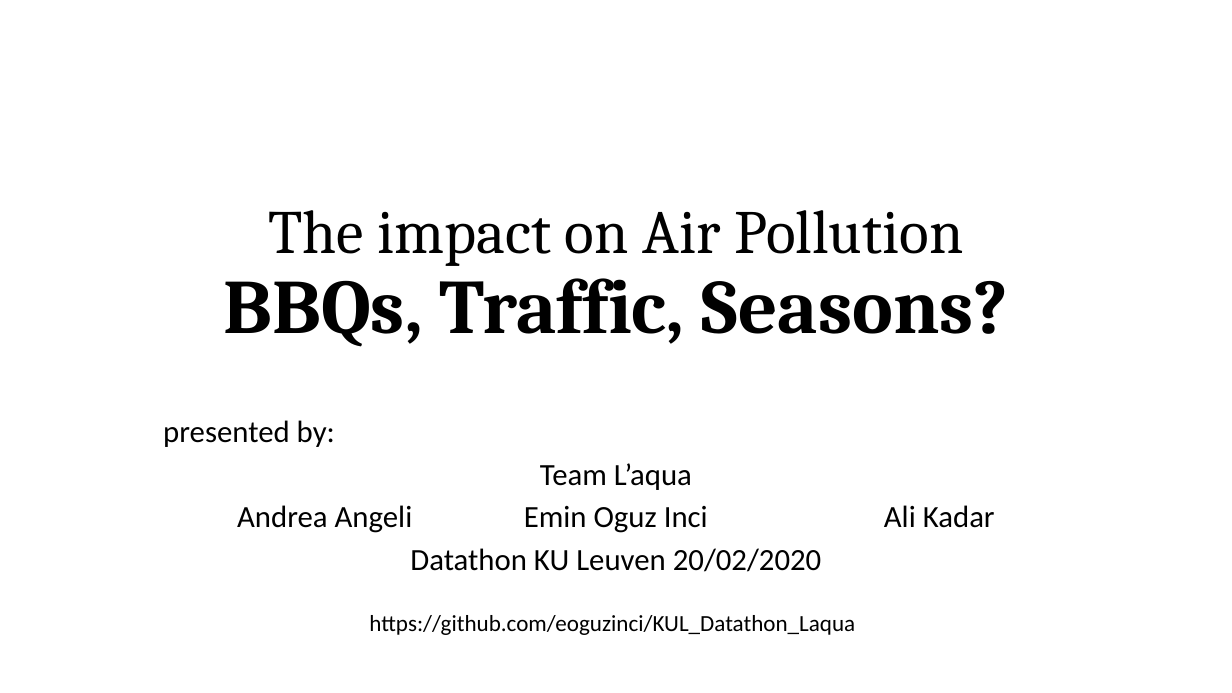
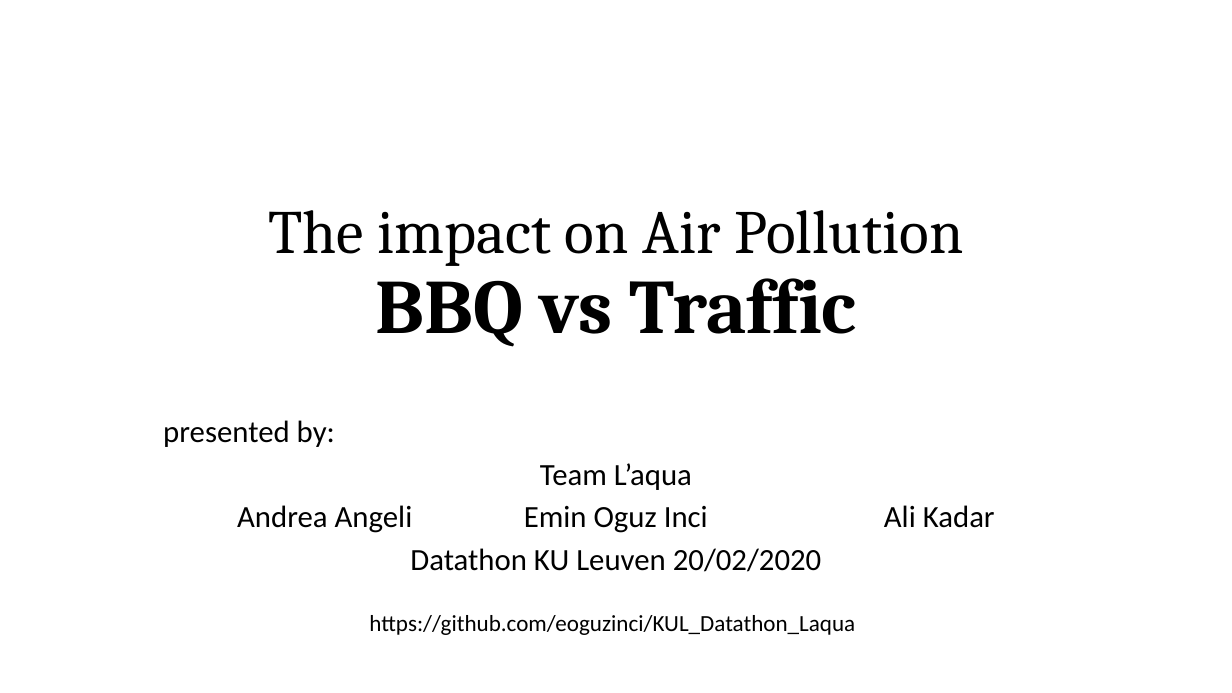
Before and after one commit to eoguzinci/KUL_Datathon_Laqua, a slide deck: slide 1 of Team_Laqua_Final_Presentation.pptx. Drawn at 1232x693 pixels with LibreOffice and Linux fonts; fonts in the diff are those of the drawing. Boxes give left, top, right and bottom in pixels: in the first picture for what was removed or moved away, otherwise in the second. Text is boxed around its words. In the diff, an @@ line names an element or a change of style, - is before the commit and + after.

Commit message:
final (not winning) ppt

```diff
--- a/Team_Laqua_Final_Presentation.pptx
+++ b/Team_Laqua_Final_Presentation.pptx
@@ title at (268, 210, 963, 347): text changed @@
-The impact on Air Pollution
-BBQs, Traffic, Seasons?
+The impact on Air Pollution
+BBQ vs Traffic
```
